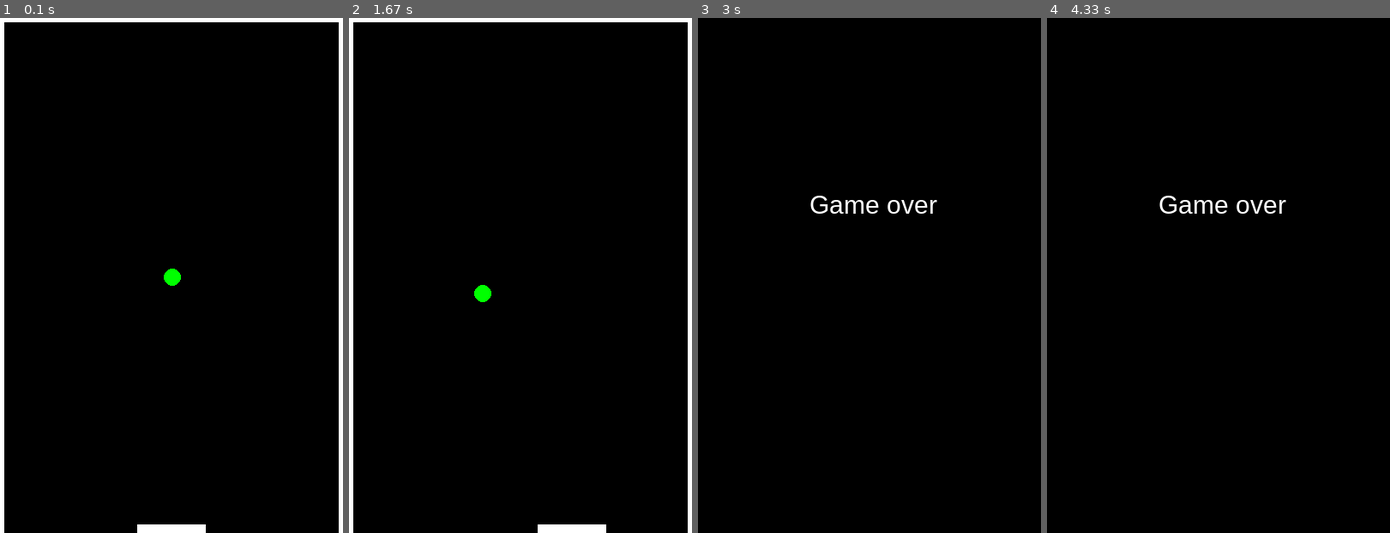
Above: before the commit, frames 1-4 (left to right).
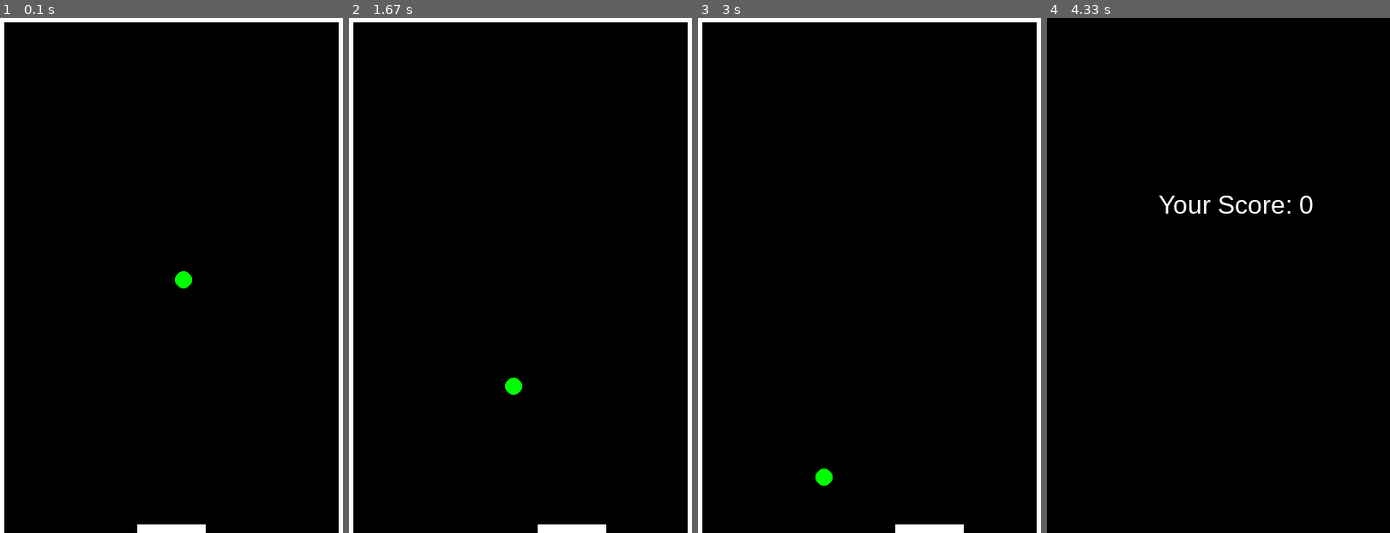
Above: after the commit, the same moments.

Repository: CloverBird/py_game
Game: pygame game, started from game.py
Same seed, same stepped clock (60 frames per second), same inputs: the game is played once before the commit and once after it.
Inputs:
- Up to frame 1 (0.1 s): no input
- Up to frame 2 (1.67 s): hold Right 0.33-0.8 s; hold Right 0.83-1.3 s; hold Left from 1.33 s (still down)
- Up to frame 3 (3 s): release Left at 1.87 s; hold Left 1.9-2.3 s; hold Right 2.33-2.97 s
- Up to frame 4 (4.33 s): hold Left 3-3.47 s; hold Right 3.5-3.97 s

The runs differ from the first frame. In frame 1, 0.2% of the frame differs, in the area x 47-56%, y 48-53%; in frame 2, 0.3%; in frame 3, 4.2%, in the area x 0-100%, y 0-100%; in frame 4, 0.7%.

Commit message:
Add files via upload

Diff:
--- a/game.py
+++ b/game.py
@@ -23,15 +23,15 @@
 xp = (WIDTH - width) // 2
 yp = HEIGHT - height
 vp = 10
-num = 1.5
 
+score = 0
 
 def drawScore():
     win.fill(black)
     pygame.font.init()
     path = pygame.font.match_font("arial")
     Font = pygame.font.Font(path, 30)
-    text = ''.join([chr(int(str(el), 8)) for el in [107, 141, 155, 145, 40, 157, 166, 145, 162]])
+    text = 'Your Score: ' + str(score)
     a = Font.render(text, 1, (255, 255, 255))
     win.blit(a, (WIDTH // 2 - 70, HEIGHT // 3))
     pygame.display.update()
@@ -50,16 +50,17 @@
 
 run = True
 
+velocity = 8
+vx = velocity * func(-1, 1)
+vy = velocity * func(-1, 1)
+num = 1.5
+
 while run:
     clock.tick(c2s)
 
     for event in pygame.event.get():
         if event.type == pygame.QUIT:
             run = False
-
-    velocity = 8
-    vx = velocity * func(-1, 1)
-    vy = velocity * func(-1, 1)
 
     if x + vx < bound + radius or x + vx > WIDTH - bound - radius:
         vx = -vx
@@ -72,10 +73,11 @@
     if keys[pygame.K_RIGHT] and xp < WIDTH - width - bound:
         xp += vp
 
-    if xp <= x + vx <= xp + width:
-        vx *= num
-        vy *= num
+    if yp <= y + radius <= yp + height:
         if xp <= x + vx <= xp + width:
+            vx *= num
+            vy *= num
+            score += 1
             vy = -vy
         else:
             drawScore()
